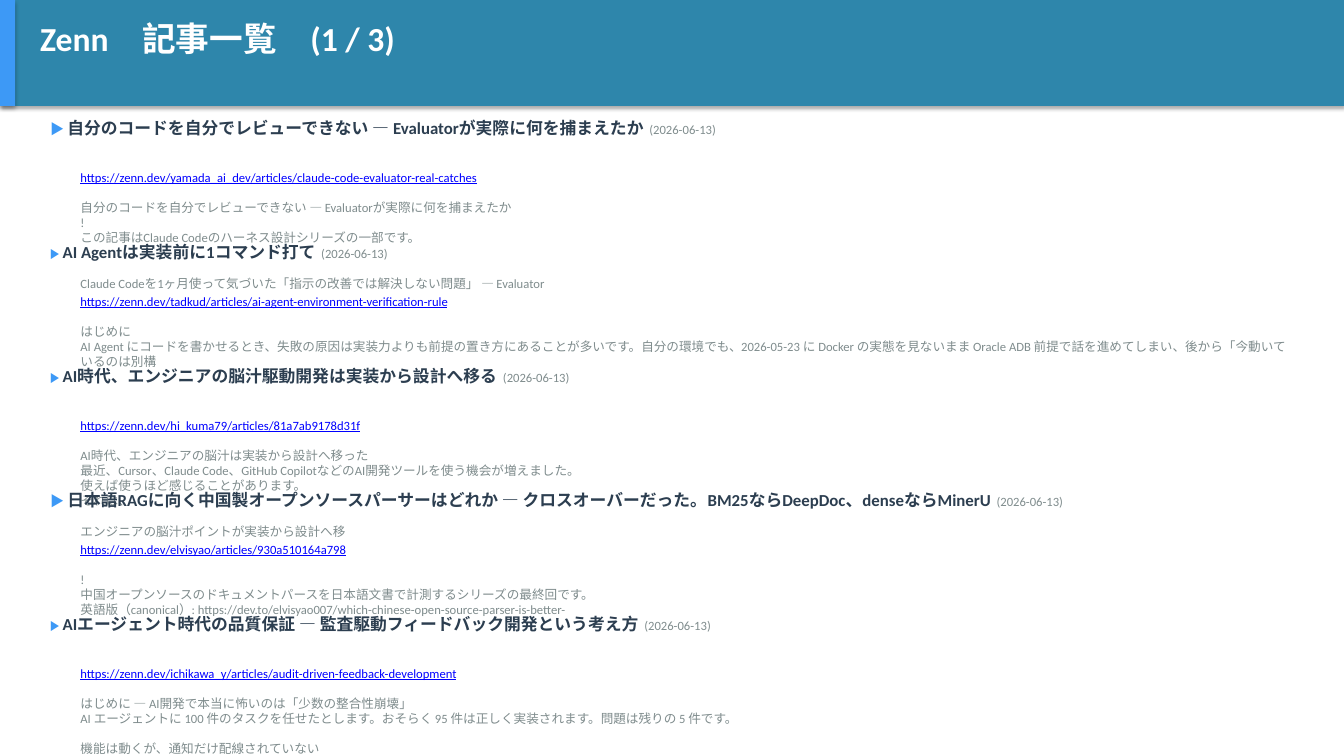
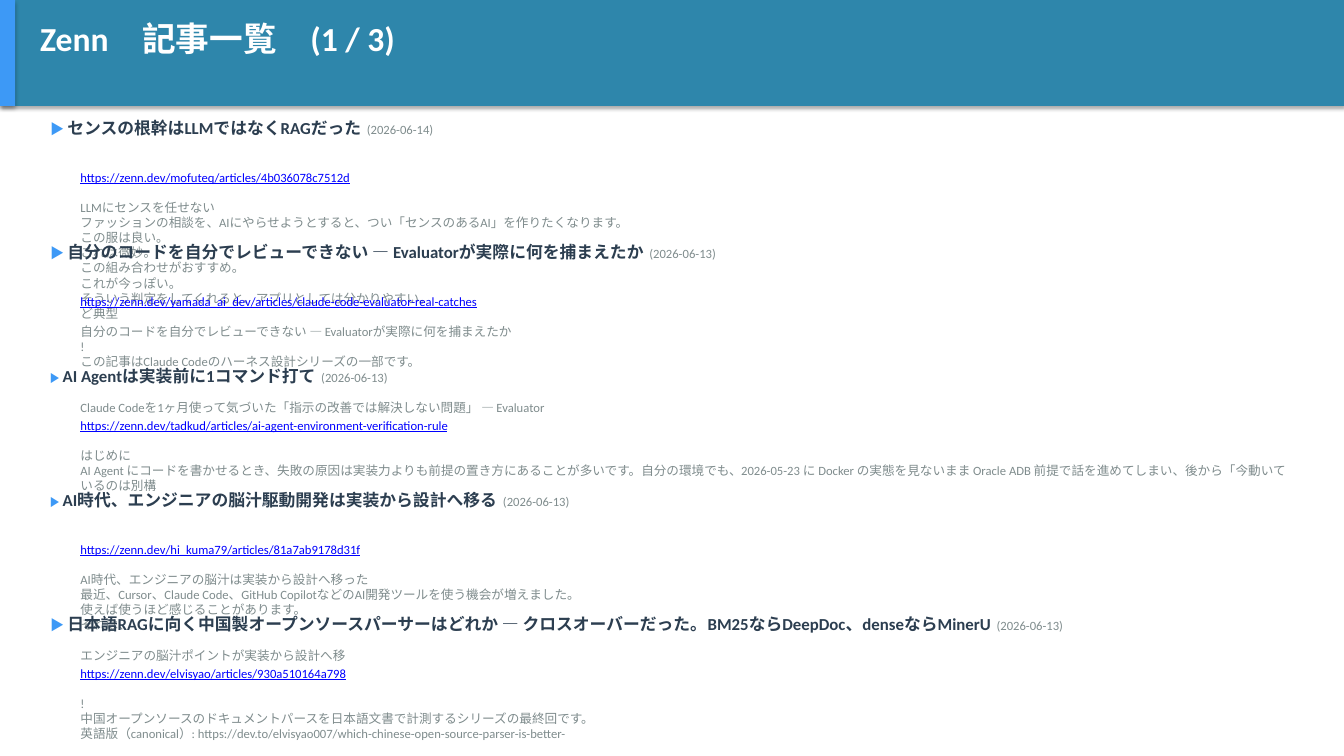
Before and after one commit to h-shoji-jws/ai-news-collector, a slide deck: slide 5 of data/2026-06-14.pptx (slide 4 before the commit). Drawn at 1344x756 pixels with LibreOffice and Linux fonts; fonts in the diff are those of the drawing. Boxes give left, top, right and bottom in pixels: in the first picture for what was removed or moved away, otherwise in the second. Text is boxed around its words. In the diff, an @@ line names an element or a change of style, - is before the commit and + after.

```diff
--- a/data/2026-06-14.pptx
+++ b/data/2026-06-14.pptx
@@ text at (67,119,433,136): text changed @@
-▶ 自分のコードを自分でレビューできない — Evaluatorが実際に何を捕まえたか (2026-06-13)
+▶ センスの根幹はLLMではなくRAGだった (2026-06-14)
@@ text at (80,173,349,184): text changed @@
-https://zenn.dev/yamada_ai_dev/articles/claude-code-evaluator-real-catches
+https://zenn.dev/mofuteq/articles/4b036078c7512d
@@ text at (80,201,628,319): text changed @@
-自分のコードを自分でレビューできない — Evaluatorが実際に何を捕まえたか
-!
-この記事はClaude Codeのハーネス設計シリーズの一部です。
-Claude Codeを1ヶ月使って気づいた「指示の改善では解決しない問題」 — Evaluator
+LLMにセンスを任せない
+ファッションの相談を、AIにやらせようとすると、つい「センスのあるAI」を作りたくなります。
+この服は良い。
+これは微妙。
+この組み合わせがおすすめ。
+これが今っぽい。
+そういう判定をしてくれると、アプリとしては分かりやすい。
+ど典型
@@ text at (67,241,715,263): text changed @@
-▶ AI Agentは実装前に1コマンド打て (2026-06-13)
+▶ 自分のコードを自分でレビューできない — Evaluatorが実際に何を捕まえたか (2026-06-13)
@@ text at (80,295,544,412): text changed @@
-https://zenn.dev/tadkud/articles/ai-agent-environment-verification-rule
+https://zenn.dev/yamada_ai_dev/articles/claude-code-evaluator-real-catches
@@ text at (80,325,512,413): text changed @@
-はじめに
-AI Agent にコードを書かせるとき、失敗の原因は実装力よりも前提の置き方にあることが多いです。自分の環境でも、2026-05-23 に Docker の実態を見ないまま Oracle ADB 前提で話を進めてしまい、後から「今動いているのは別構
+自分のコードを自分でレビューできない — Evaluatorが実際に何を捕まえたか
+!
+この記事はClaude Codeのハーネス設計シリーズの一部です。
+Claude Codeを1ヶ月使って気づいた「指示の改善では解決しない問題」 — Evaluator
@@ text at (63,369,387,385): text changed @@
-▶ AI時代、エンジニアの脳汁駆動開発は実装から設計へ移る (2026-06-13)
+▶ AI Agentは実装前に1コマンド打て (2026-06-13)
@@ text at (80,421,447,432): text changed @@
-https://zenn.dev/hi_kuma79/articles/81a7ab9178d31f
+https://zenn.dev/tadkud/articles/ai-agent-environment-verification-rule
@@ text at (80,450,1286,494): text changed @@
-AI時代、エンジニアの脳汁は実装から設計へ移った
-最近、Cursor、Claude Code、GitHub CopilotなどのAI開発ツールを使う機会が増えました。
-使えば使うほど感じることがあります。
-それは、
-エンジニアの脳汁ポイントが実装から設計へ移
+はじめに
+AI Agent にコードを書かせるとき、失敗の原因は実装力よりも前提の置き方にあることが多いです。自分の環境でも、2026-05-23 に Docker の実態を見ないまま Oracle ADB 前提で話を進めてしまい、後から「今動いているのは別構
@@ text at (63,493,569,508): text changed @@
-▶ 日本語RAGに向く中国製オープンソースパーサーはどれか — クロスオーバーだった。BM25ならDeepDoc、denseならMinerU (2026-06-13)
+▶ AI時代、エンジニアの脳汁駆動開発は実装から設計へ移る (2026-06-13)
@@ text at (80,545,360,556): text changed @@
-https://zenn.dev/elvisyao/articles/930a510164a798
+https://zenn.dev/hi_kuma79/articles/81a7ab9178d31f
@@ text at (80,573,579,661): text changed @@
-!
-中国オープンソースのドキュメントパースを日本語文書で計測するシリーズの最終回です。
-英語版（canonical）: https://dev.to/elvisyao007/which-chinese-open-source-parser-is-better-
+AI時代、エンジニアの脳汁は実装から設計へ移った
+最近、Cursor、Claude Code、GitHub CopilotなどのAI開発ツールを使う機会が増えました。
+使えば使うほど感じることがあります。
+それは、
+エンジニアの脳汁ポイントが実装から設計へ移
@@ text at (67,613,1063,633): text changed @@
-▶ AIエージェント時代の品質保証 ― 監査駆動フィードバック開発という考え方 (2026-06-13)
+▶ 日本語RAGに向く中国製オープンソースパーサーはどれか — クロスオーバーだった。BM25ならDeepDoc、denseならMinerU (2026-06-13)
@@ text at (80,669,346,680): text changed @@
-https://zenn.dev/ichikawa_y/articles/audit-driven-feedback-development
+https://zenn.dev/elvisyao/articles/930a510164a798
@@ text at (80,712,593,740): text changed @@
-はじめに ― AI開発で本当に怖いのは「少数の整合性崩壊」
-AI エージェントに 100 件のタスクを任せたとします。おそらく 95 件は正しく実装されます。問題は残りの 5 件です。
-機能は動くが、通知だけ配線されていない
-レスポンスは正しいが、Open
+!
+中国オープンソースのドキュメントパースを日本語文書で計測するシリーズの最終回です。
+英語版（canonical）: https://dev.to/elvisyao007/which-chinese-open-source-parser-is-better-
```
Also in this commit, not shown: 8 other slides changed, 1 slide added, 1 other file.
